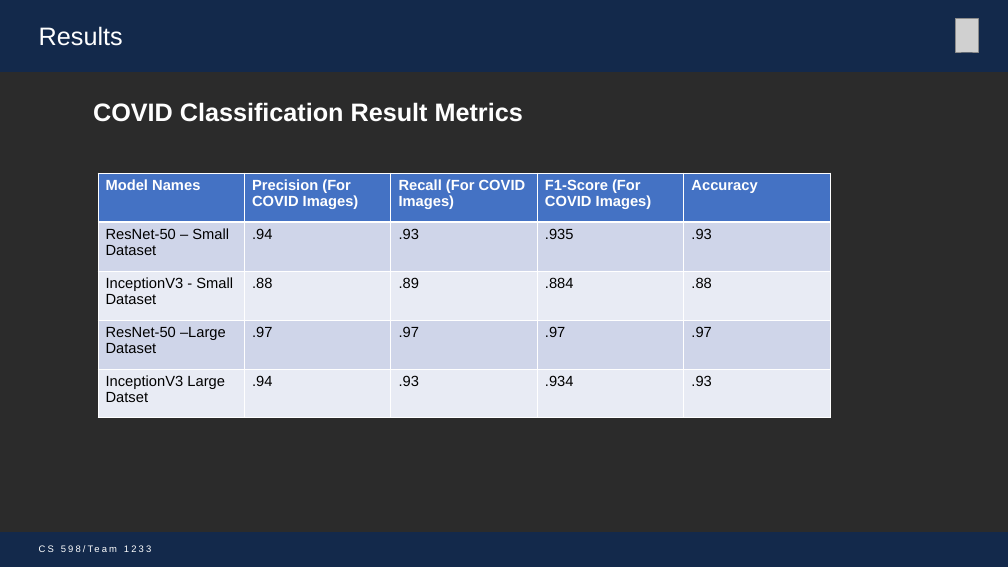
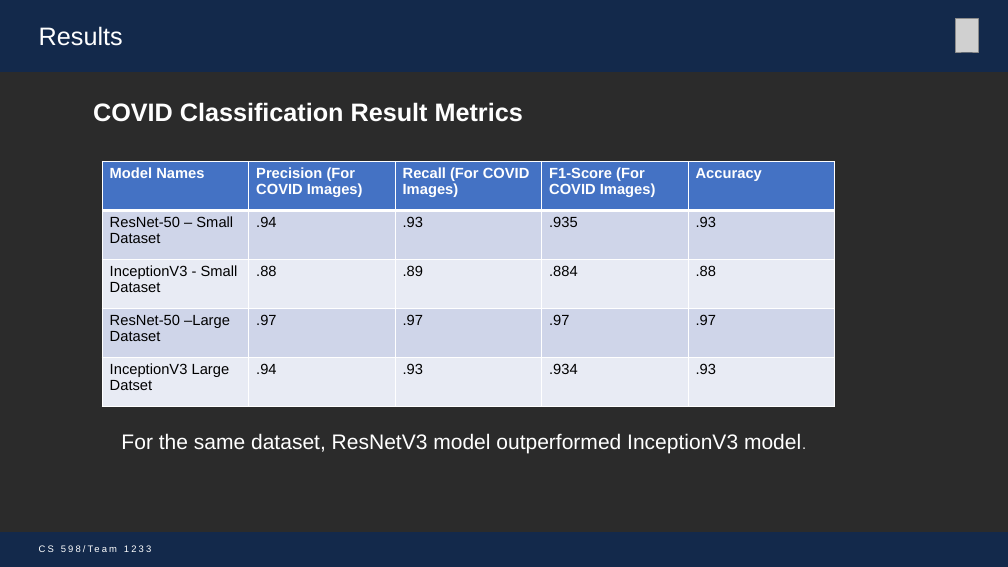
Before and after one commit to mohitbhadauria10/DL-Project, a slide deck: slide 10 of Presentation_Team_1233 _mike.pptx. Drawn at 1008x567 pixels with LibreOffice and Linux fonts; fonts in the diff are those of the drawing; grey boxes stand for pictures; background and template pictures are left out; a plain dark background stands for a picture behind light text. Boxes give left, top, right and bottom in pixels: in the first picture for what was removed or moved away, otherwise in the second. Text is boxed around its words. In the diff, an @@ line names an element or a change of style, - is before the commit and + after.

```diff
--- a/Presentation_Team_1233 _mike.pptx
+++ b/Presentation_Team_1233 _mike.pptx
@@ table moved from (x1=98, y1=173, x2=832, y2=418) to (x1=102, y1=161, x2=836, y2=406) @@
@@ text added at (x1=121, y1=433, x2=801, y2=454), 20 pt, text #FFFFFF @@
+For the same dataset, ResNetV3 model outperformed InceptionV3 model.
```
Also in this commit, not shown: 11 other slides changed.
